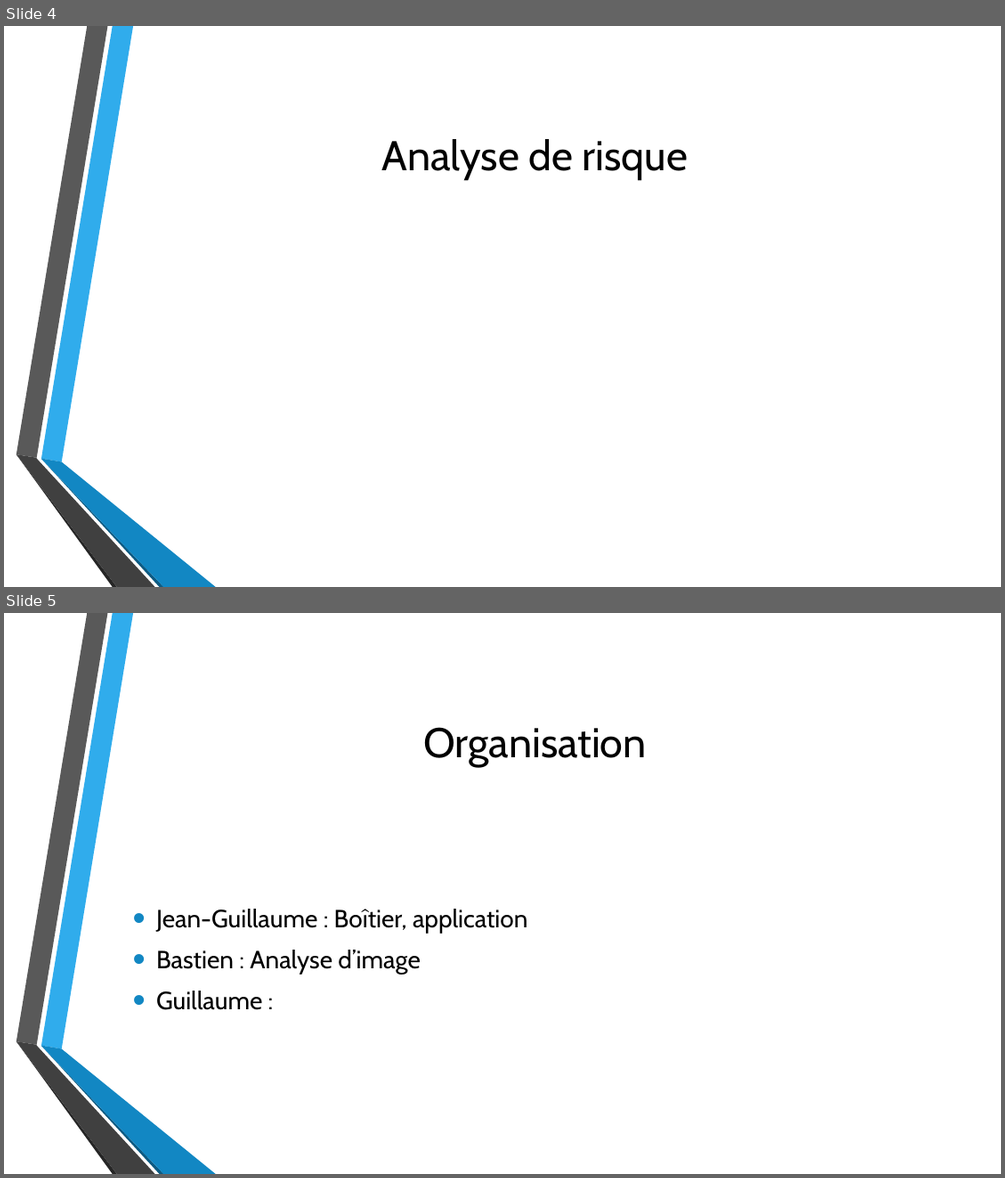
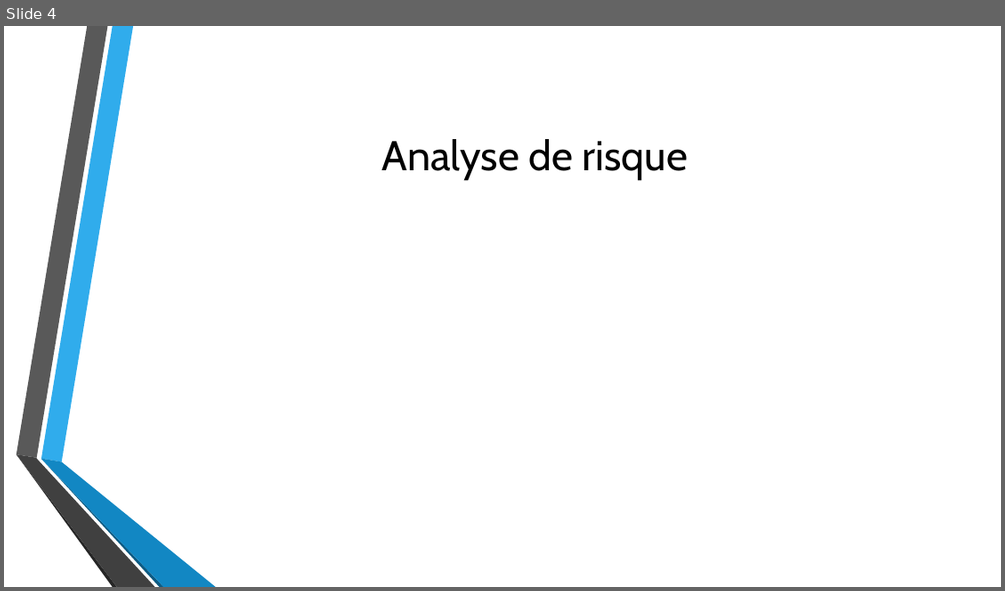
Before and after one commit to Bugro/CUBI, a slide deck: Com/Création et Utilisation d’un Billard Intelligent.pptx. Shown one above the other, each under a label of ours: slides 4 and 5 before the commit, slide 4 after it. The pictures are 1005x1178 and 1005x591 pixels, drawn with LibreOffice and Linux fonts; fonts in the diff are those of the drawing; background and template pictures are left out. Boxes give left, top, right and bottom in pixels: in the first picture for what was removed or moved away, otherwise in the second. Text is boxed around its words. In the diff, an @@ line names an element or a change of style, - is before the commit and + after.

```diff
--- a/Com/Création et Utilisation d’un Billard Intelligent.pptx
+++ b/Com/Création et Utilisation d’un Billard Intelligent.pptx
@@ slide 5 removed at (4,613,1001,1174), background picture (left out); not listed: 6 template elements that a slide beside it also shows @@
@@ title removed at (423,727,646,767) @@
-Organisation
@@ text removed at (156,908,527,1010) @@
-• Jean-Guillaume : Boîtier, application
-• Bastien : Analyse d’image
-• Guillaume :
```
Also in this commit, not shown: 2 slides changed, 2 slides added, 1 other slide removed, 1 other file.
